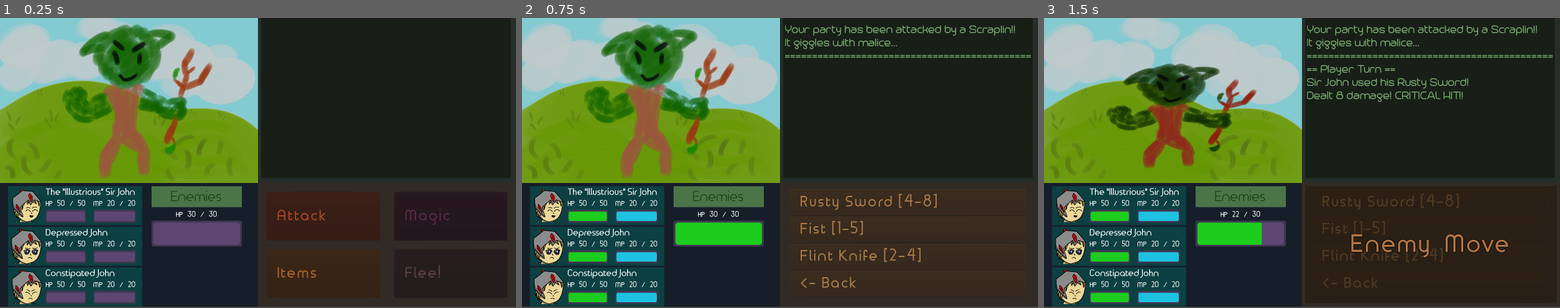
Above: before the commit, frames 1-3 (left to right).
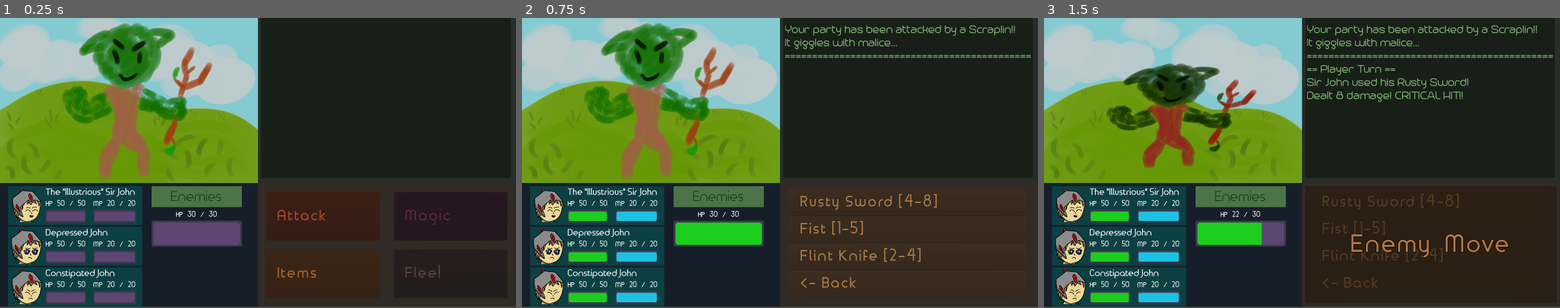
Above: after the commit, the same moments.

Repository: LegoGuy32109/FHSCompSciGodot
Game: Godot game, scene res://Scenes/Combat.tscn
Two runs of this game, one before a commit and one after it. Both use one fixed random seed, a clock stepped at 60 frames per second and the inputs below. The engine's default icon, where the game draws it, is replaced by a stand-in: a white triangle on a blue panel in a dark square.
Inputs:
- Up to frame 1 (0.25 s): no input
- Up to frame 2 (0.75 s): click "Attack" at 0.5 s
- Up to frame 3 (1.5 s): click "Rusty Sword [4-8]" at 1.25 s

The runs differ from the first frame. In frame 1, 0.5% of the frame differs, in the area x 14-42%, y 1-56%; in frame 2, 0.5%; in frame 3, nothing differs.

Commit message:
Updated Combat scene
Scraplin should look normal now

Diff:
--- a/SciFiMagicIGuess/Scenes/Combat.tscn
+++ b/SciFiMagicIGuess/Scenes/Combat.tscn
@@ -408,9 +408,11 @@
 }
 
 [node name="Enemy" type="Sprite" parent="BackGround"]
-modulate = Color( 0.982101, 0.891327, 0.891327, 1 )
-position = Vector2( 29.2171, -0.83376 )
-scale = Vector2( 0.807534, 0.944552 )
+position = Vector2( 29.136, -1 )
+scale = Vector2( 0.807534, 0.96135 )
 texture = ExtResource( 5 )
+__meta__ = {
+"_edit_lock_": true
+}
 [connection signal="pressed" from="Actions/ActionButtons/ActionMenu/MarginContainer/VSplitContainer/HSplitContainer/CenterContainer/AttackBut" to="Actions/ActionButtons" method="attackButtonWasPressed"]
 [connection signal="pressed" from="Actions/ActionButtons/ActionMenu/MarginContainer/VSplitContainer/HSplitContainer2/CenterContainer/ItemsBut" to="Actions/ActionButtons" method="itemsButtonWasPressed"]
